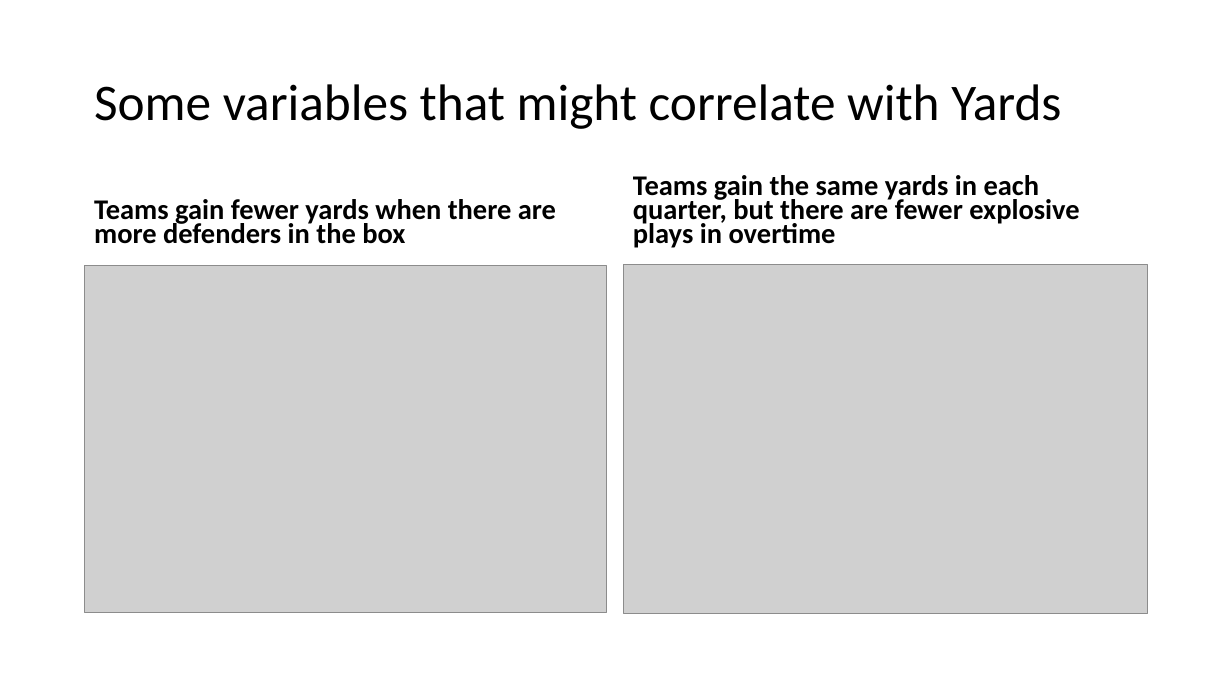
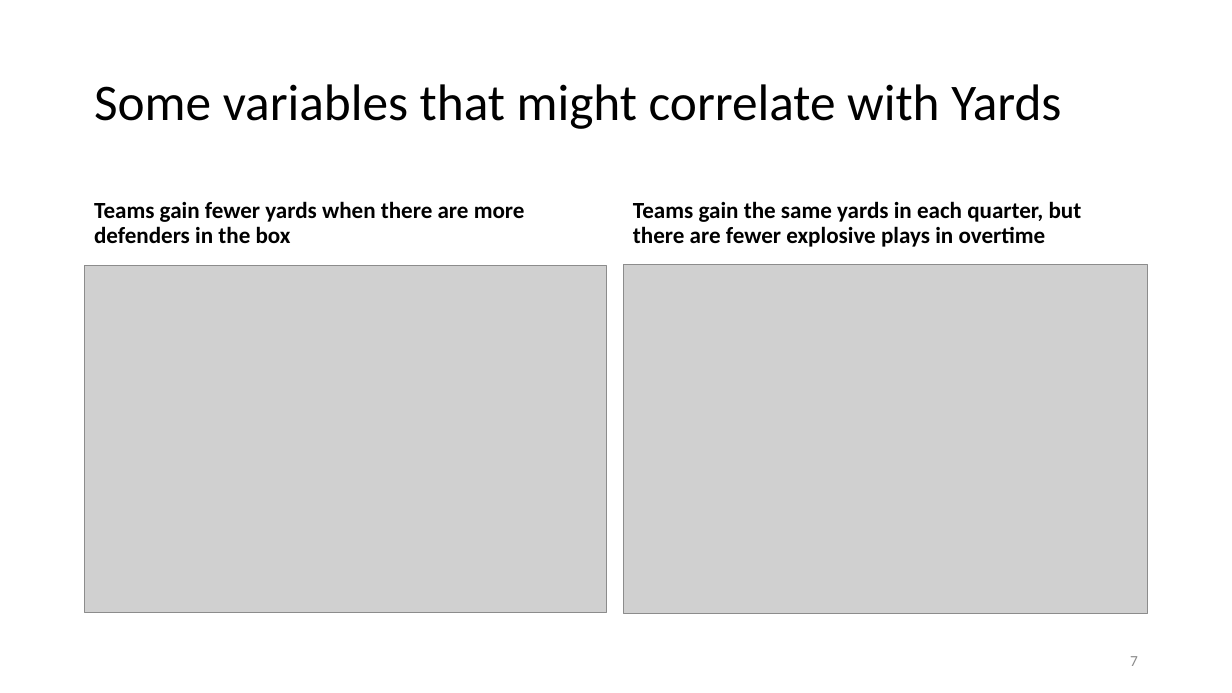
Before and after one commit to ted091020/Capstone-Project, a slide deck: slide 7 of EDA.pptx. Drawn at 1232x693 pixels with LibreOffice and Linux fonts; fonts in the diff are those of the drawing; grey boxes stand for pictures. Boxes give left, top, right and bottom in pixels: in the first picture for what was removed or moved away, otherwise in the second. Text is boxed around its words. In the diff, an @@ line names an element or a change of style, - is before the commit and + after.

```diff
--- a/EDA.pptx
+++ b/EDA.pptx
@@ text "Teams gain fewer yards when ..." at <box>94,201,525,243</box>: size 22.2 to 18 pt; line spacing 0.7 to 0.9 @@
@@ text "Teams gain the same yards ..." at <box>633,201,1082,247</box>: size 22.2 to 18 pt; line spacing 0.7 to 0.9 @@
@@ page number added at <box>1130,656,1138,666</box>, 12 pt, text #8C8C8C @@
+7
```
Also in this commit, not shown: 14 other slides changed, 3 slides added, 4 slides removed.
